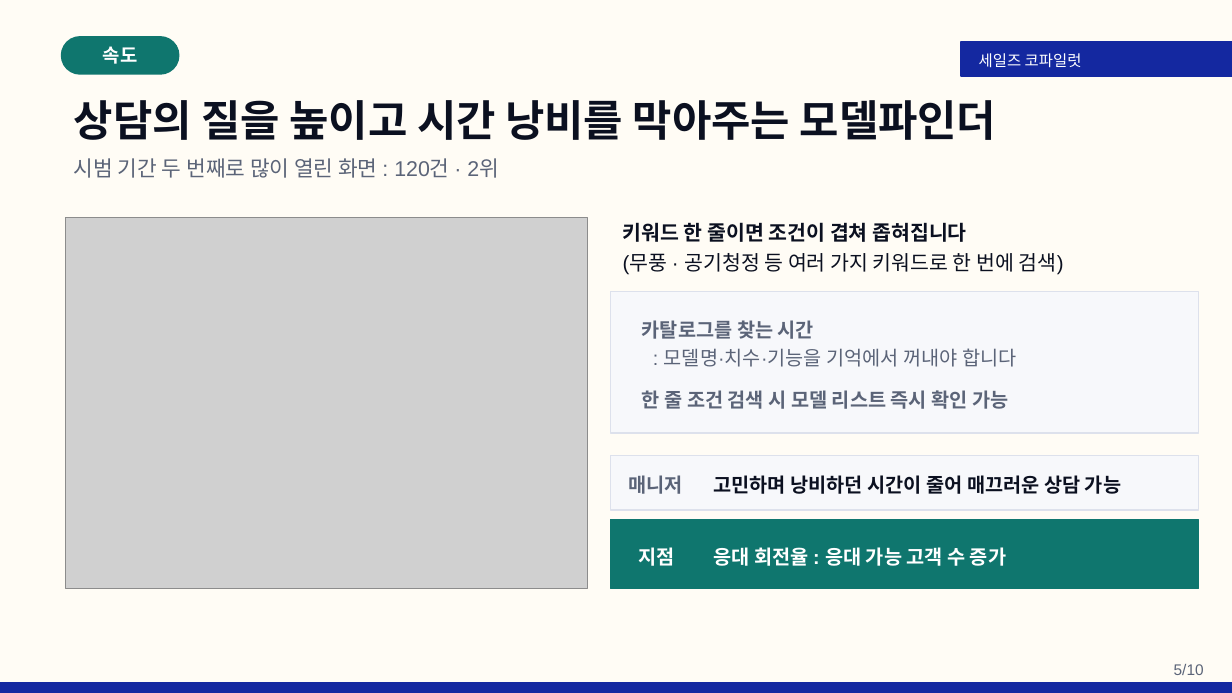
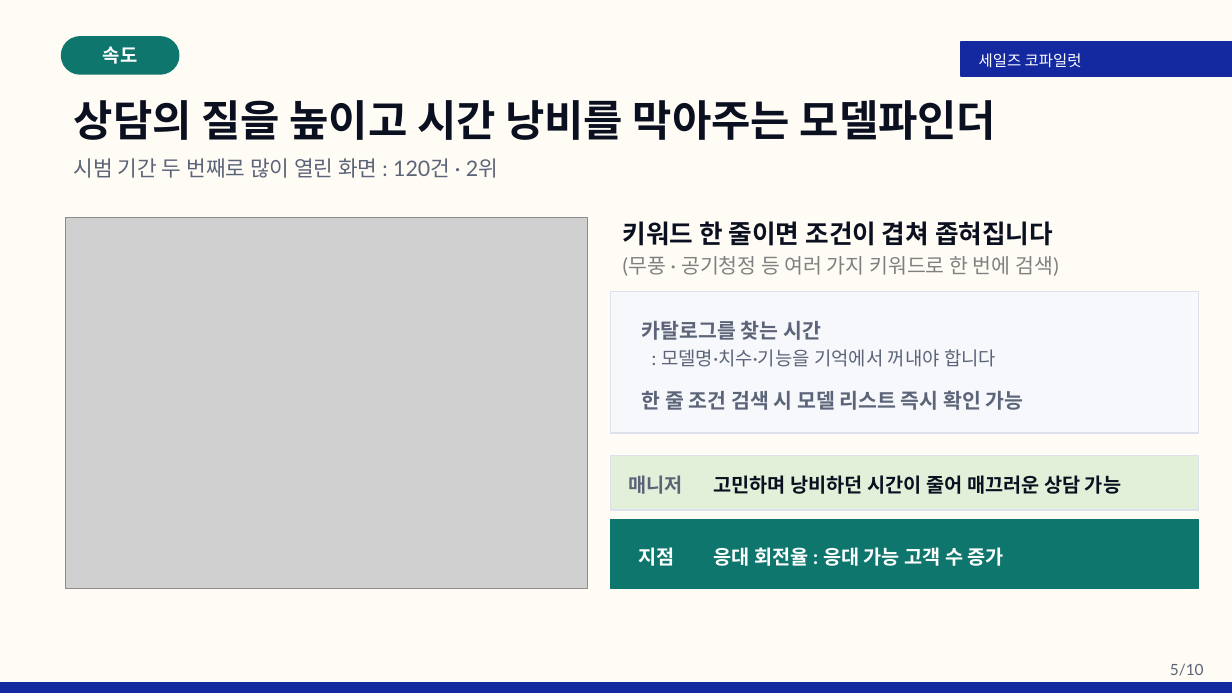
Before and after one commit to rhrjsgks-jarvis/gyeongwon-ax-hub, a slide deck: slide 5 of 발표자료/세일즈코파일럿_5분발표_웹툰없음(삼성폰트적용).pptx. Drawn at 1232x693 pixels with LibreOffice and Linux fonts; fonts in the diff are those of the drawing; grey boxes stand for pictures. Boxes give left, top, right and bottom in pixels: in the first picture for what was removed or moved away, otherwise in the second. Text is boxed around its words. In the diff, an @@ line names an element or a change of style, - is before the commit and + after.

```diff
--- a/발표자료/세일즈코파일럿_5분발표_웹툰없음(삼성폰트적용).pptx
+++ b/발표자료/세일즈코파일럿_5분발표_웹툰없음(삼성폰트적용).pptx
@@ text "키워드 한 줄이면 조건이 겹쳐 ..." at [623, 221, 1059, 276]: size 12 to 15 pt in "키워드 한 줄이면 조건이 겹쳐 좁혀집니다"; font Arial to Lato, text colour #0B1020 to #808080 in "(무풍 · 공기청정 등 여러 가지 키워드로 ..." @@
@@ text "카탈로그를 찾는 시간" at [642, 321, 1024, 413]: size 11.5 to 12 pt in "카탈로그를 찾는 시간", "한 줄 조건 검색 시 모델 리스트 ..."; size 11.5 to 11 pt, font Arial to Lato in ": 모델명·치수·기능을 기억에서 꺼내야 합니다" @@
@@ rectangle at [610, 456, 1198, 510]: fill #F7F8FB to #E2F0D9 @@
@@ font Arial to Lato in 5 elements at [74, 158, 498, 178], [629, 475, 683, 494], [714, 475, 1121, 494], [714, 547, 1004, 566], [1170, 663, 1204, 676] @@
```
Also in this commit, not shown: 9 other slides changed, 5 other files.
